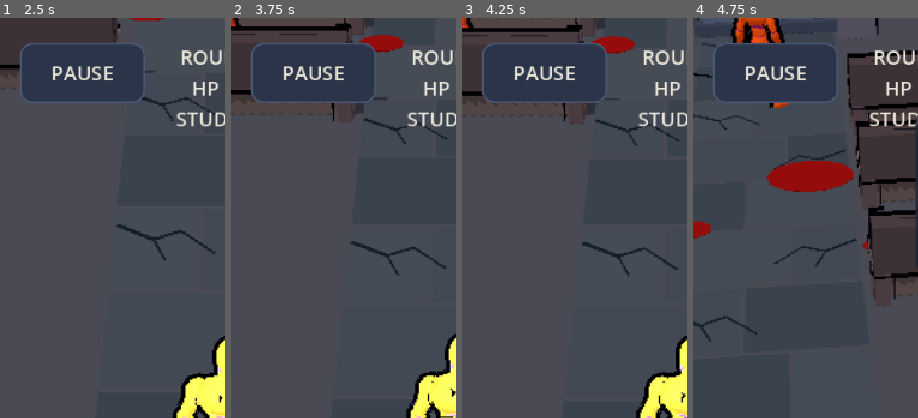
Above: before the commit, frames 1-4 (left to right).
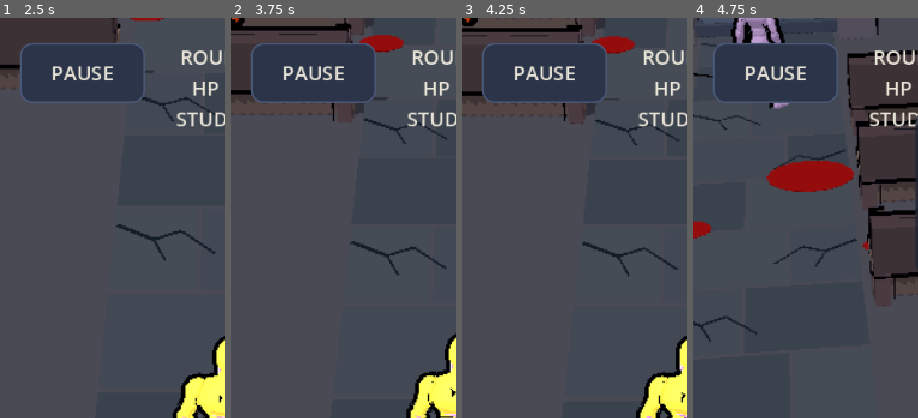
Above: after the commit, the same moments.

Repository: duffpowell-commits/hunter
Game: Godot game, scene res://scenes/boot.tscn
The game is run twice, just before and just after one commit, with the same random seed, the same clock (stepped at 60 frames per second) and the same inputs.
Inputs (mouse positions are % of the whole screen's width and height, from its top left):
- Up to frame 1 (2.5 s): click "Skip splash" at 0.5 s; click "SKIP" at 1.25 s; click "NEW GAME" at 2 s
- Up to frame 2 (3.75 s): click "PAUSE" at 2.75 s; click "RESUME" at 3.5 s
- Up to frame 3 (4.25 s): no input
- Up to frame 4 (4.75 s): tap Enter (ui_accept) at 4.25 s; drag from (25, 64) to (60, 28) at 4.27 s
The pictures show only the part of the screen within x 0-50%, y 0-50%; the shares and areas given below are measured in that part.

Frame 1 is identical in both runs. In frame 2, 0.1% of the frame differs, in the area x 0-7%, y 0-3%; in frame 3, 0.1%; in frame 4, 1.1%, in the area x 18-44%, y 0-23%.

Commit message:
M2 review fixes: Pews numbers to data + sliders, real-damage autoplay, fresh renders
Fresh-eyes CHANGES REQUESTED on f37c8c4 (PR #20).
Blockers: sermon/flock/minion ranges and timings, interact radius, Vesper's first
cooldown, spawn and loot points and the move order moved from pews_arena.gd to
data/pews.json, numbers with TUNE sliders; six autoplay PASS lines with God mode off
(SPOTTED, SERMON, FLOCK, HANDS, CHOIR BUFF, GAMEOVER); renders refreshed from the real
NEW GAME flow and the unused scenes/pews_arena.tscn deleted.
Also: Vesper's tint now applies, dead minions stay dead on CONTINUE (optional
dead_foes key, Save.VERSION stays 3), Zealot no longer spawns inside a pew.
2 new rule tests (51), each seen failing first. Handoff docs updated for M2;
the remaining review notes are in tasks/todo.md. See docs/DECISIONS.md.

Co-Authored-By: Claude Fable 5.2 <noreply@anthropic.com>
Claude-Session: https://claude.ai/code/session_01V3sbxM43bkeYvCuYE4BxHK

Diff:
--- a/data/pews.json
+++ b/data/pews.json
@@ -8,13 +8,25 @@
     "sneak_stick_max": 0.5,
     "sight_radius": 5.0
   },
+  "_why_field": "Nov 23 review of PR #20: ranges, timings and spawn points lived as bare numbers in pews_arena.gd, so Duff could not tune them from his phone. Numbers get TUNE sliders (pews_tuning.gd); positions are layout data.",
+  "field": {
+    "interact_radius": 1.5,
+    "prefight_target_range": 3.2,
+    "hero_spawn": [0.0, 0.0, 5.0],
+    "plate_at": [-5.0, 0.08, 1.5],
+    "loot_at": {"candle": [5.0, 0.12, 2.0], "stained_glass": [-6.0, 0.12, -3.0], "censer_chain": [6.0, 0.12, -5.0]}
+  },
   "boss": {
     "id": "vesper",
     "name": "BROTHER VESPER LYLE",
     "phase_hp": [140, 180],
+    "spawn": [0.0, 0.0, -6.0],
+    "first_cooldown": 1.5,
+    "min_telegraph": 0.5,
+    "move_order": ["sermon", "flock", "laying_of_hands"],
     "moves": {
-      "sermon": {"damage": 14, "telegraph": 0.8, "cooldown": 5.0},
-      "flock": {"damage": 5, "telegraph": 0.7, "cooldown": 7.0},
+      "sermon": {"damage": 14, "telegraph": 0.8, "cooldown": 5.0, "radius": 4.0},
+      "flock": {"damage": 5, "telegraph": 0.7, "cooldown": 7.0, "radius": 2.4, "duration": 4.0, "first_tick": 0.5, "tick": 1.25},
       "laying_of_hands": {"heal": 18, "telegraph": 0.6, "cooldown": 9.0}
     }
   },
@@ -22,7 +34,10 @@
     "zealot_hp": 36, "zealot_damage": 7,
     "choir_hp": 44, "choir_damage": 5,
     "choir_bonus_damage": 4, "choir_buff_radius": 5.5,
-    "attack_cooldown": 2.4, "attack_windup": 0.55
+    "attack_cooldown": 2.4, "attack_windup": 0.55,
+    "first_attack_delay": 1.2, "attack_range": 1.9, "hit_range": 2.1,
+    "chase_min": 1.4, "chase_max": 5.0, "chase_speed": 0.7,
+    "zealot_spawn": [-3.0, 0.0, -1.6], "choir_spawn": [3.0, 0.0, -2.0]
   },
   "finishers": {
     "clean": {"corruption": 5, "parts": 8, "trophy": true, "extra_special_slots": 0},
--- a/scenes/pews_arena.tscn
+++ /dev/null
@@ -1,6 +0,0 @@
-[gd_scene load_steps=2 format=3]
-
-[ext_resource type="Script" path="res://scripts/pews_arena.gd" id="1"]
-
-[node name="PewsArena" type="Node3D"]
-script = ExtResource("1")
--- a/scripts/autoplay.gd
+++ b/scripts/autoplay.gd
@@ -319,6 +319,120 @@
 	_check(arena.rules.boss_phase == 2 and arena.rules.boss_defeated
 		and arena.rules.eaten and arena.rules.inventory.has("stained_glass"),
 		"PEWS CONTINUE PASS (boss, voice and loot survive the checkpoint)")
+	await _pews_danger_checks()
+
+
+## The parts of The Pews that hurt, with God mode OFF and Vesper's own timers doing the work.
+## Why (Nov 23 fresh-eyes review of PR #20): the fight above runs in God mode with Vesper's
+## cooldown parked, so a script error in Flock, Laying of Hands, the Choir buff, the "spotted" path
+## or GAME OVER inside the church would still have printed AUTOPLAY PASS. Staging here only places
+## actors and zeroes cooldowns; every hit goes through the real telegraph, range and damage code.
+func _pews_danger_checks() -> void:
+	await _click("PAUSE")
+	await _click("QUIT TO TITLE")
+	await _wait_scene("Title")
+	await _click("NEW GAME")
+	await _wait_scene("Game")
+	var game := get_tree().current_scene
+	var arena = game.arena
+	await _frames(25)
+	arena.rig.cam.make_current()
+	get_node("/root/DebugMenu").god_mode = false
+	var cfg: Dictionary = arena.rules.config
+	var zealot: Dictionary
+	var choir: Dictionary
+	for foe in arena._foes:
+		if foe.kind == "Zealot":
+			zealot = foe
+		else:
+			choir = foe
+	# Park the minions out of chase range so each boss power is measured alone.
+	_place(zealot.actor, Vector3(-2.0, 0.05, 40.0), 0.0)
+	_place(choir.actor, Vector3(2.0, 0.05, 40.0), 0.0)
+	var boss_at: Vector3 = arena.dummy.global_position
+
+	# Walk into Vesper's view cone (he faces the altar): no ambush, the fight starts on his terms.
+	_place(arena.hero, boss_at + Vector3(0, 0.05, -1.9), 0.0)
+	var by := Time.get_ticks_msec() + 2000
+	while not arena.encounter_started and Time.get_ticks_msec() < by:
+		await get_tree().physics_frame
+	_check(arena.spotted and arena.encounter_started and not arena.rules.ambush_started
+		and not arena._ambush_free_special, "PEWS SPOTTED PASS (walking into Vesper's view starts the fight with no ambush bonus)")
+
+	# Sermon: stand inside its radius and take the hit.
+	_place(arena.hero, boss_at + Vector3(0, 0.05, 2.0), PI)
+	var hp0: int = arena.hp
+	arena._boss_cd = 0.0
+	by = Time.get_ticks_msec() + 4000
+	while arena.hp == hp0 and Time.get_ticks_msec() < by:
+		await get_tree().physics_frame
+	_check(hp0 - arena.hp == int(cfg.boss.moves.sermon.damage),
+		"PEWS SERMON PASS (the sermon cost %d HP inside its radius)" % (hp0 - arena.hp))
+
+	# Flock: the shadows appear and a tick lands on a hero who stays close.
+	# The sermon's knockback is still carrying the hero: let it finish, then step back in, and
+	# again as the shadows appear (a player who holds their ground).
+	await _physics(60)
+	_place(arena.hero, boss_at + Vector3(0, 0.05, 1.6), PI)
+	hp0 = arena.hp
+	arena._boss_cd = 0.0
+	var saw_shadows := false
+	by = Time.get_ticks_msec() + 5000
+	while arena.flock_ticks == 0 and Time.get_ticks_msec() < by:
+		if not saw_shadows and arena._flock_node != null and arena._flock_node.get_child_count() == 3:
+			saw_shadows = true
+			_place(arena.hero, boss_at + Vector3(0, 0.05, 1.6), PI)
+		await get_tree().physics_frame
+	_check(saw_shadows and arena.flock_ticks >= 1 and hp0 - arena.hp == int(cfg.boss.moves.flock.damage),
+		"PEWS FLOCK PASS (three shadows, a tick cost %d HP)" % (hp0 - arena.hp))
+	_place(arena.hero, boss_at + Vector3(0, 0.05, 9.0), PI)     # out of the Flock before the next check
+
+	# Laying of Hands: wound Vesper, then his own heal tops him back up, HUD value in sync.
+	arena.rules.boss_hp -= 30.0
+	arena.dummy_hp = arena.rules.boss_hp
+	var boss0: float = arena.rules.boss_hp
+	arena._boss_cd = 0.0
+	by = Time.get_ticks_msec() + 4000
+	while arena.hands_healed == 0.0 and Time.get_ticks_msec() < by:
+		await get_tree().physics_frame
+	_check(arena.hands_healed == float(cfg.boss.moves.laying_of_hands.heal)
+		and arena.rules.boss_hp == boss0 + arena.hands_healed and arena.dummy_hp == arena.rules.boss_hp,
+		"PEWS HANDS PASS (Vesper healed %d, to %d HP)" % [int(arena.hands_healed), int(arena.rules.boss_hp)])
+	arena._boss_cd = 999.0
+
+	# A Zealot with the Choir in buff range (but out of its own chase range) hits harder.
+	by = Time.get_ticks_msec() + 5000
+	while arena._flock_time > 0.0 and Time.get_ticks_msec() < by:
+		await get_tree().physics_frame
+	var spot := Vector3(0, 0.05, 2.0)
+	_place(arena.hero, spot, 0.0)
+	_place(zealot.actor, spot + Vector3(0, 0, 1.5), PI)
+	_place(choir.actor, spot + Vector3(5.2, 0, 1.5), PI)
+	zealot.attack_cd = 0.0
+	hp0 = arena.hp
+	arena.last_minion_hit = 0
+	by = Time.get_ticks_msec() + 4000
+	while arena.last_minion_hit == 0 and Time.get_ticks_msec() < by:
+		await get_tree().physics_frame
+	var boosted := int(cfg.minions.zealot_damage) + int(cfg.minions.choir_bonus_damage)
+	_check(arena.last_minion_hit == boosted and hp0 - arena.hp == boosted,
+		"PEWS CHOIR BUFF PASS (Zealot hit for %d with the Choir singing)" % arena.last_minion_hit)
+
+	# Dying in the church: GAME OVER, and the run's save is gone.
+	arena.hp = 1
+	by = Time.get_ticks_msec() + 12000
+	while not game.over and Time.get_ticks_msec() < by:
+		if not arena.hero.dead:
+			_place(arena.hero, zealot.actor.global_position + Vector3(0, 0, -1.5), 0.0)
+			if zealot.windup <= 0.0:
+				zealot.attack_cd = minf(zealot.attack_cd, 0.0)
+		await _frames(5)
+	await _frames(10)
+	await _shot("pews_gameover")
+	_check(game.over and _find("TRY AGAIN") != null and not get_node("/root/Save").exists(),
+		"PEWS GAMEOVER PASS (the minions can kill; game over screen, save cleared)")
+	await _click("TITLE")
+	await _wait_scene("Title")
 
 
 func _fight_vesper_phase(game: Node, phase: int) -> void:
--- a/scripts/pews_arena.gd
+++ b/scripts/pews_arena.gd
@@ -25,6 +25,15 @@
 var _nearest_loot: Node3D
 var _loot_nodes: Array[Node3D] = []
 var _foes: Array[Dictionary] = []
+var hands_healed := 0.0      # last Laying of Hands heal; read by autoplay (PEWS HANDS PASS)
+var flock_ticks := 0         # Flock damage ticks that reached the hero; read by autoplay
+var last_minion_hit := 0     # damage of the last minion hit on the hero; read by autoplay
+var spotted := false         # Vesper saw the hero before an ambush; read by autoplay
+
+
+## Layout points live in data/pews.json as [x, y, z]. Why (Nov 23 review): content is data.
+static func _v3(a: Array) -> Vector3:
+	return Vector3(float(a[0]), float(a[1]), float(a[2]))
 
 
 func _build_world() -> void:
@@ -177,17 +186,22 @@
 	add_child(preload("res://scripts/pews_tuning.gd").new(rules.config))
 	rules.boss_hp = float(rules.config.boss.phase_hp[0])
 	dummy.name = "Vesper"
+	# Why re-apply (Nov 23 review): Character3D reads `tint` only while it sets up, so setting it on
+	# a dummy already in the tree left Vesper the training dummy's orange.
 	dummy.tint = Color("8b718f")
-	dummy.position = Vector3(0, 0, -6.0)
+	dummy._mats = Character3D.apply_toon(dummy.model, dummy.tint, dummy.rim, dummy.outline_px)
+	_boss_cd = float(rules.config.boss.first_cooldown)
+	dummy.position = _v3(rules.config.boss.spawn)
 	dummy.heading = PI
 	dummy.model.rotation.y = PI
 	dummy_hp = rules.boss_hp
 	dummy_max_hp = rules.boss_hp
-	hero.position = Vector3(0, 0, 5.0)
+	hero.position = _v3(rules.config.field.hero_spawn)
 	hero.heading = PI
 	hero.model.rotation.y = PI
-	_spawn_foe("Zealot", Vector3(-3.0, 0, -1.0), Color("a84c42"), float(rules.config.minions.zealot_hp))
-	_spawn_foe("Choir", Vector3(3.0, 0, -2.0), Color("b5a0d0"), float(rules.config.minions.choir_hp))
+	# Zealot spawn moved off the pew collider (was z -1.0, inside it; Nov 23 review).
+	_spawn_foe("Zealot", _v3(rules.config.minions.zealot_spawn), Color("a84c42"), float(rules.config.minions.zealot_hp))
+	_spawn_foe("Choir", _v3(rules.config.minions.choir_spawn), Color("b5a0d0"), float(rules.config.minions.choir_hp))
 	_spawn_realm_props()
 	_build_occult_halo()
 	_enemy_t = 999.0
@@ -262,7 +276,7 @@
 		aura.material_override = _toon(Color("74658f"), false)
 		aura.position.y = 0.04
 		actor.add_child(aura)
-	_foes.append({"actor": actor, "warn": warning, "hp": hp_value, "max_hp": hp_value, "attack_cd": 1.2, "windup": 0.0, "dead": false, "kind": label})
+	_foes.append({"actor": actor, "warn": warning, "hp": hp_value, "max_hp": hp_value, "attack_cd": float(rules.config.minions.first_attack_delay), "windup": 0.0, "dead": false, "kind": label})
 
 
 func _spawn_realm_props() -> void:
@@ -278,10 +292,11 @@
 	disc.material_override = _toon(Color("b69b58"))
 	plate.add_child(disc)
 	add_child(plate)
-	plate.position = Vector3(-5.0, 0.08, 1.5)
-	for item in [{"id": "candle", "at": Vector3(5.0, 0.12, 2.0), "color": Color("d8c27a")},
-			{"id": "stained_glass", "at": Vector3(-6.0, 0.12, -3.0), "color": Color("5d91a6")},
-			{"id": "censer_chain", "at": Vector3(6.0, 0.12, -5.0), "color": Color("8c8580")}]:
+	var field: Dictionary = rules.config.field
+	plate.position = _v3(field.plate_at)
+	for item in [{"id": "candle", "at": _v3(field.loot_at.candle), "color": Color("d8c27a")},
+			{"id": "stained_glass", "at": _v3(field.loot_at.stained_glass), "color": Color("5d91a6")},
+			{"id": "censer_chain", "at": _v3(field.loot_at.censer_chain), "color": Color("8c8580")}]:
 		var prop := Node3D.new()
 		prop.name = str(item.id)
 		var mi := MeshInstance3D.new()
@@ -314,14 +329,14 @@
 		hero.move_input = (stick / sneak_limit).limit_length(1.0)
 	_nearest_plate = null
 	_nearest_loot = null
-	var best_plate := 1.5
+	var best_plate := float(rules.config.field.interact_radius)
 	if has_node("CollectionPlate"):
 		var plate := get_node("CollectionPlate") as Node3D
 		var d := hero.global_position.distance_to(plate.global_position)
 		if d < best_plate:
 			best_plate = d
 			_nearest_plate = plate
-	var best_loot := 1.5
+	var best_loot := float(rules.config.field.interact_radius)
 	for prop in _loot_nodes:
 		if not is_instance_valid(prop):
 			continue
@@ -339,9 +354,11 @@
 		_flock_time = maxf(0.0, _flock_time - dt)
 		_flock_cd -= dt
 		if _flock_cd <= 0.0:
-			_flock_cd = 1.25
-			if hero.global_position.distance_to(dummy.global_position) < 2.4:
-				_damage_hero(int(rules.config.boss.moves.flock.damage), dummy.global_position)
+			var flock: Dictionary = rules.config.boss.moves.flock
+			_flock_cd = float(flock.tick)
+			if hero.global_position.distance_to(dummy.global_position) < float(flock.radius):
+				if _damage_hero(int(flock.damage), dummy.global_position):
+					flock_ticks += 1
 		if _flock_time <= 0.0 and _flock_node != null:
 			_flock_node.queue_free()
 			_flock_node = null
@@ -355,6 +372,7 @@
 		rules.tick_stalking(rules.studied, distance, angle, hero.crouching, seen, dt)
 		if rules.engaged:
 			encounter_started = true
+			spotted = true
 			get_node("/root/Subs").cue("[Vesper spots you]")
 		else:
 			return
@@ -387,10 +405,10 @@
 		var to := hero.global_position - actor.global_position
 		to.y = 0.0
 		var d := to.length()
-		if d > 1.4 and d < 5.0:
+		if d > float(minions.chase_min) and d < float(minions.chase_max):
 			actor.heading = atan2(to.x, to.z)
 			actor.model.rotation.y = actor.heading
-			actor.move_input = Vector2(to.x, to.z).normalized() * 0.7
+			actor.move_input = Vector2(to.x, to.z).normalized() * float(minions.chase_speed)
 		else:
 			actor.move_input = Vector2.ZERO
 		if foe.windup > 0.0:
@@ -399,13 +417,14 @@
 				actor.act("enemy_swing")
 				foe.warn.visible = false
 				var boosted: bool = foe.kind == "Zealot" and choir_alive and choir_pos.distance_to(actor.global_position) < float(minions.choir_buff_radius)
-				if hero.global_position.distance_to(actor.global_position) < 2.1:
-					var damage := int(minions[foe.kind.to_lower() + "_damage"])
-					_damage_hero(damage + (int(minions.choir_bonus_damage) if boosted else 0), actor.global_position)
+				if hero.global_position.distance_to(actor.global_position) < float(minions.hit_range):
+					var damage := int(minions[foe.kind.to_lower() + "_damage"]) + (int(minions.choir_bonus_damage) if boosted else 0)
+					if _damage_hero(damage, actor.global_position):
+						last_minion_hit = damage
 				foe.attack_cd = float(minions.attack_cooldown)
 		else:
 			foe.attack_cd -= dt
-			if d < 1.9 and foe.attack_cd <= 0.0:
+			if d < float(minions.attack_range) and foe.attack_cd <= 0.0:
 				foe.windup = float(minions.attack_windup)
 				foe.warn.visible = true
 				get_node("/root/Subs").cue("[zealot raises its hands]" if foe.kind == "Zealot" else "[choir begins to sing]")
@@ -413,11 +432,11 @@
 
 
 func _begin_boss_move() -> void:
-	var names := ["sermon", "flock", "laying_of_hands"]
+	var names: Array = rules.config.boss.move_order
 	_boss_move = names[_boss_move_index % names.size()]
 	_boss_move_index += 1
 	var data: Dictionary = rules.config.boss.moves.get(_boss_move, {})
-	_boss_telegraph = maxf(0.5, float(data.get("telegraph", 0.7)))
+	_boss_telegraph = maxf(float(rules.config.boss.min_telegraph), float(data.get("telegraph", 0.7)))
 	_set_occult_halo(true)
 	_warn.text = "!"
 	_warn.modulate = UI.key("bad")
@@ -434,11 +453,11 @@
 	var distance := hero.global_position.distance_to(dummy.global_position)
 	match _boss_move:
 		"sermon":
-			if distance < 4.0:
+			if distance < float(data.radius):
 				_damage_hero(int(data.get("damage", 14)), dummy.global_position)
 		"flock":
-			_flock_time = 4.0
-			_flock_cd = 0.5
+			_flock_time = float(data.duration)
+			_flock_cd = float(data.first_tick)
 			if _flock_node != null:
 				_flock_node.queue_free()
 			_flock_node = Node3D.new()
@@ -457,14 +476,16 @@
 			get_node("/root/Subs").cue("[shadows answer the sermon]")
 		"laying_of_hands":
 			var healed := rules.heal_boss(float(data.get("heal", 18)))
+			hands_healed = healed
 			dummy_hp = rules.boss_hp
 			get_node("/root/Subs").cue("[Vesper heals %d]" % int(healed))
 	_boss_cd = float(data.get("cooldown", 5.0))
 
 
-func _damage_hero(amount: int, from_pos: Vector3) -> void:
+## Returns true when the hit landed (not dodged, not God mode), so callers can count real hits.
+func _damage_hero(amount: int, from_pos: Vector3) -> bool:
 	if amount <= 0 or _iframes > 0.0 or hero.dead or get_node("/root/DebugMenu").god_mode:
-		return
+		return false
 	hp = maxi(0, hp - amount)
 	hero_hits_taken += 1
 	combat.drop_combo()
@@ -474,6 +495,7 @@
 	if hp <= 0:
 		hero.die((hero.global_position - from_pos).normalized() * 3.0 + Vector3(0, 1.5, 0))
 		hero_died.emit()
+	return true
 
 
 func _check_hit() -> void:
@@ -521,7 +543,7 @@
 		_cancel_boss_attack()
 		_clear_flock()
 		dummy.revive()
-		dummy.position = Vector3(0, 0, -6.0)
+		dummy.position = _v3(rules.config.boss.spawn)
 		dummy.heading = PI
 		dummy.model.rotation.y = PI
 		get_node("/root/Subs").cue("[Vesper reveals his second form]")
@@ -557,7 +579,7 @@
 	if encounter_started:
 		return super._attack_target()
 	var target: Character3D
-	var nearest := 3.2
+	var nearest := float(rules.config.field.prefight_target_range)
 	for foe in _foes:
 		if foe.dead:
 			continue
@@ -655,7 +677,10 @@
 		"cash": rules.cash, "heat": rules.heat, "parts": rules.parts, "corruption": rules.corruption,
 		"inventory": rules.inventory.duplicate(), "trophies": rules.trophies.duplicate(),
 		"unlocked_voices": rules.unlocked_voices.duplicate(), "extra_special_slots": rules.extra_special_slots.duplicate(),
-		"finisher": rules.finisher, "eaten": rules.eaten, "plates_collected": rules.plates_collected}
+		"finisher": rules.finisher, "eaten": rules.eaten, "plates_collected": rules.plates_collected,
+		# Why (Nov 23 review): a mid-fight CONTINUE brought dead minions back. Optional key, read
+		# with a default, so older v3 saves still load and Save.VERSION stays 3.
+		"dead_foes": _foes.filter(func(f): return f.dead).map(func(f): return f.kind)}
 
 
 func restore_state(state: Dictionary) -> void:
@@ -689,6 +714,12 @@
 	dummy_hp = rules.boss_hp
 	if boss_defeated:
 		dummy.die(Vector3.ZERO)
+	var dead_foes: Array = state.get("dead_foes", [])
+	for i in _foes.size():
+		if dead_foes.has(_foes[i].kind):
+			_foes[i].dead = true
+			_foes[i].warn.visible = false
+			_foes[i].actor.die(Vector3.ZERO)
 	if rules.plates_collected > 0 and has_node("CollectionPlate"):
 		get_node("CollectionPlate").queue_free()
 	for prop in _loot_nodes.duplicate():
--- a/scripts/pews_tuning.gd
+++ b/scripts/pews_tuning.gd
@@ -16,6 +16,22 @@
 	"choir_buff_radius": ["minions", "choir_buff_radius"],
 	"minion_attack_cooldown": ["minions", "attack_cooldown"],
 	"minion_attack_windup": ["minions", "attack_windup"],
+	# Nov 23 (PR #20 review): these were bare numbers in pews_arena.gd with no slider.
+	"minion_first_attack_delay": ["minions", "first_attack_delay"],
+	"minion_attack_range": ["minions", "attack_range"],
+	"minion_hit_range": ["minions", "hit_range"],
+	"minion_chase_min": ["minions", "chase_min"],
+	"minion_chase_max": ["minions", "chase_max"],
+	"minion_chase_speed": ["minions", "chase_speed"],
+	"interact_radius": ["field", "interact_radius"],
+	"prefight_target_range": ["field", "prefight_target_range"],
+	"boss_first_cooldown": ["boss", "first_cooldown"],
+	"boss_min_telegraph": ["boss", "min_telegraph"],
+	"sermon_radius": ["boss", "moves", "sermon", "radius"],
+	"flock_radius": ["boss", "moves", "flock", "radius"],
+	"flock_duration": ["boss", "moves", "flock", "duration"],
+	"flock_first_tick": ["boss", "moves", "flock", "first_tick"],
+	"flock_tick": ["boss", "moves", "flock", "tick"],
 	"sermon_damage": ["boss", "moves", "sermon", "damage"],
 	"sermon_telegraph": ["boss", "moves", "sermon", "telegraph"],
 	"sermon_cooldown": ["boss", "moves", "sermon", "cooldown"],
@@ -40,6 +56,12 @@
 	"flock_damage": [0.0, 50.0, 1.0], "flock_telegraph": [0.5, 3.0], "flock_cooldown": [1.0, 15.0],
 	"hands_heal": [0.0, 80.0, 1.0], "hands_telegraph": [0.5, 3.0], "hands_cooldown": [1.0, 15.0],
 	"phase_one_hp": [20.0, 400.0, 1.0], "phase_two_hp": [20.0, 400.0, 1.0],
+	"minion_first_attack_delay": [0.0, 5.0], "minion_attack_range": [0.8, 4.0], "minion_hit_range": [0.8, 4.0],
+	"minion_chase_min": [0.5, 3.0], "minion_chase_max": [2.0, 12.0], "minion_chase_speed": [0.1, 1.0],
+	"interact_radius": [0.5, 4.0], "prefight_target_range": [1.0, 8.0],
+	"boss_first_cooldown": [0.0, 6.0], "boss_min_telegraph": [0.2, 1.5],
+	"sermon_radius": [1.0, 10.0], "flock_radius": [1.0, 8.0], "flock_duration": [1.0, 10.0],
+	"flock_first_tick": [0.1, 2.0], "flock_tick": [0.3, 3.0],
 }
 
 var config: Dictionary
--- a/tests/run_tests.gd
+++ b/tests/run_tests.gd
@@ -762,6 +762,56 @@
 	check(data.get("loot", []).size() >= 3, "Pews has realm-specific scavenging loot")
 
 
+## Nov 23 (PR #20 review): Pews numbers must live in data with a slider, not as literals in the scene.
+func test_pews_numbers_have_data_and_sliders() -> void:
+	var Tuning = preload("res://scripts/pews_tuning.gd")
+	var data: Dictionary = GameData.load_json("pews")
+	var missing: Array = []
+	for key: String in Tuning.PATHS:
+		var at: Variant = data
+		for step in Tuning.PATHS[key]:
+			at = at[step] if (at is Array and int(step) < at.size()) or (at is Dictionary and at.has(step)) else null
+			if at == null:
+				break
+		if at == null or not Tuning.TUNE.has(key):
+			missing.append(key)
+	check(missing.is_empty(), "every Pews tuning path resolves in data/pews.json and has a slider range %s" % [missing])
+	for key in ["sermon_radius", "flock_radius", "flock_duration", "flock_tick", "minion_attack_range",
+			"minion_hit_range", "minion_chase_max", "interact_radius", "boss_first_cooldown"]:
+		check(Tuning.PATHS.has(key), "Pews slider exists: " + key)
+	var src := FileAccess.get_file_as_string("res://scripts/pews_arena.gd")
+	for literal in ["distance < 4.0", "_flock_time = 4.0", "_flock_cd = 1.25", "< 2.4", "d < 1.9", "< 2.1", "d < 5.0"]:
+		check(not src.contains(literal), "no bare gameplay number left in pews_arena.gd: " + literal)
+
+
+## Nov 23 (PR #20 review): a mid-fight CONTINUE brought dead minions back, and Vesper kept the dummy's colour.
+func test_pews_dead_minions_stay_dead_and_vesper_is_tinted() -> void:
+	var PewsArena = preload("res://scripts/pews_arena.gd")
+	var a = PewsArena.new()
+	root.add_child(a)
+	await process_frame
+	var albedo: Color = a.dummy._mats[0].get_shader_parameter("albedo")
+	check(albedo.is_equal_approx(Color("8b718f")), "Vesper's material carries his own tint")
+	a._foes[0].dead = true
+	var state: Dictionary = a.save_state()
+	check(state.get("dead_foes", []) == ["Zealot"], "checkpoint records the dead Zealot")
+	var b = PewsArena.new()
+	root.add_child(b)
+	await process_frame
+	b.restore_state(state)
+	check(b._foes[0].dead and not b._foes[1].dead, "CONTINUE keeps the Zealot dead and the Choir alive")
+	var old: Dictionary = state.duplicate()
+	old.erase("dead_foes")
+	var c = PewsArena.new()
+	root.add_child(c)
+	await process_frame
+	c.restore_state(old)
+	check(not c._foes[0].dead, "a v3 save from before dead_foes still loads")
+	for n in [a, b, c]:
+		n.queue_free()
+	await process_frame
+
+
 func test_pews_arena_starts_in_the_church() -> void:
 	var PewsArena = preload("res://scripts/pews_arena.gd")
 	var arena = PewsArena.new()
Binary file changed: docs/renders/flow_arena.png
Binary file changed: docs/renders/flow_arena_break.png
Binary file changed: docs/renders/flow_arena_combo.png
Binary file changed: docs/renders/flow_arena_special.png
Binary file changed: docs/renders/flow_arena_telegraph.png
Binary file changed: docs/renders/flow_arena_weapon.png
Binary file changed: docs/renders/flow_char_climb.png
Binary file changed: docs/renders/flow_char_crouch.png
Binary file changed: docs/renders/flow_char_jump.png
Binary file changed: docs/renders/flow_char_punch.png
Binary file changed: docs/renders/flow_char_ragdoll.png
Binary file changed: docs/renders/flow_char_run.png
(and 25 more such lines)
